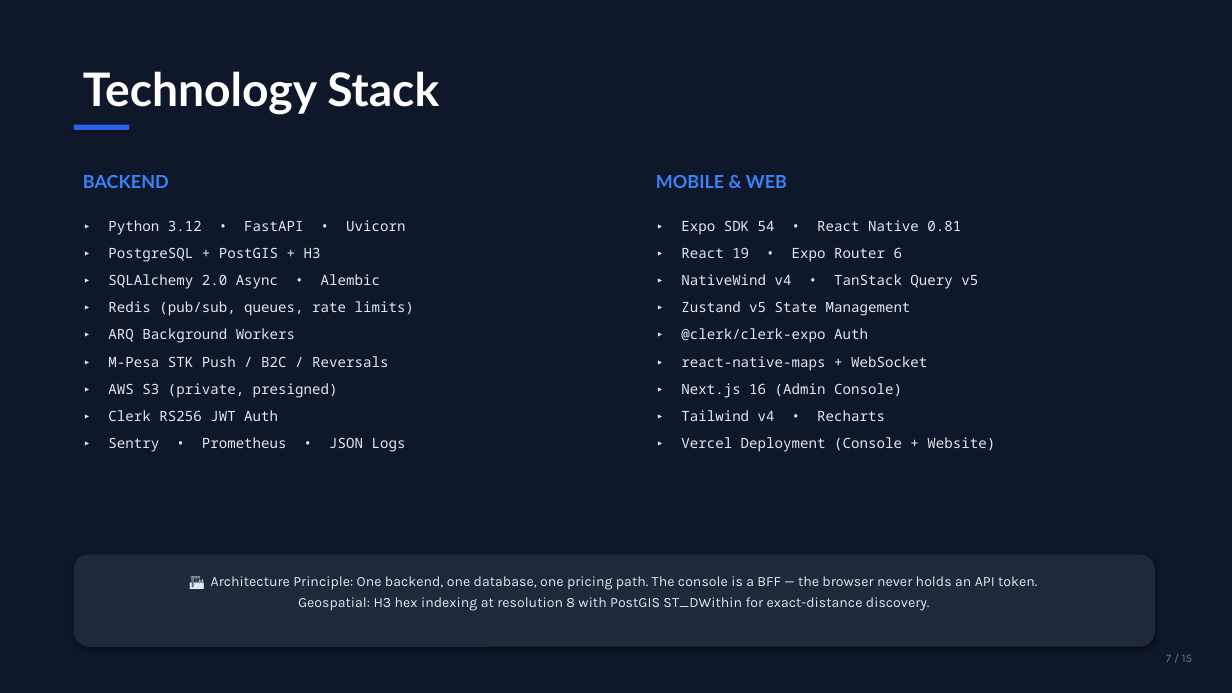
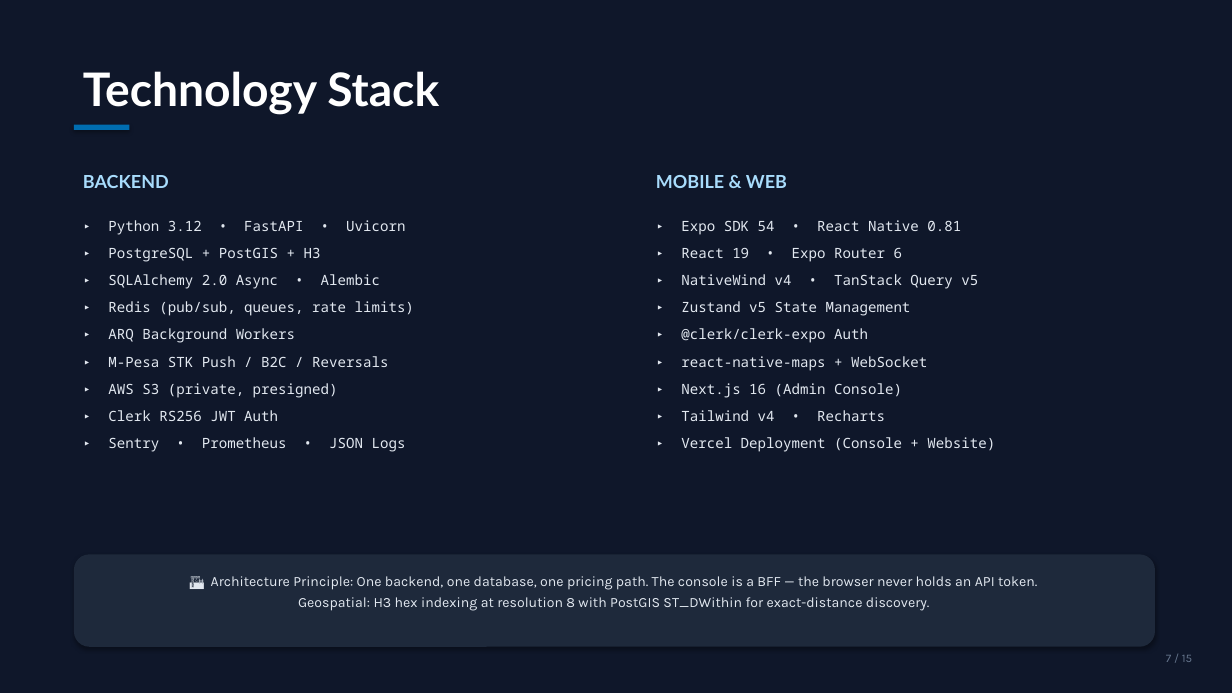
Before and after one commit to WinterJackson/drop-water-delivery-app, a slide deck: slide 7 of Drop_Pitch_Deck.pptx. Drawn at 1232x693 pixels with LibreOffice and Linux fonts; fonts in the diff are those of the drawing. Boxes give left, top, right and bottom in pixels: in the first picture for what was removed or moved away, otherwise in the second. Text is boxed around its words. In the diff, an @@ line names an element or a change of style, - is before the commit and + after.

Commit message:
style(pitch-deck): unify all blue color shades to exact website header blue (#006DB0 / oklch(0.50 0.16 235))

```diff
--- a/Drop_Pitch_Deck.pptx
+++ b/Drop_Pitch_Deck.pptx
@@ rectangle at <box>74,125,129,130</box>: fill #2563EB to #006DB0 @@
@@ text "BACKEND" at <box>83,175,169,188</box>: text colour #3B82F6 to #A8DCFC @@
@@ text "MOBILE & WEB" at <box>656,175,787,188</box>: text colour #3B82F6 to #A8DCFC @@
```
Also in this commit, not shown: 14 other slides changed.
